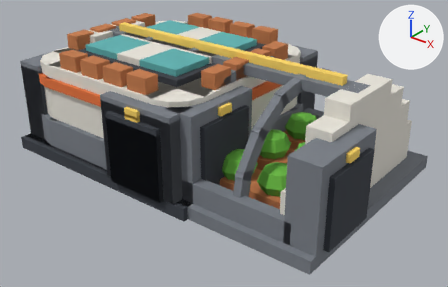
What one commit did to the Blender file game/assets/blender/era2.blend.
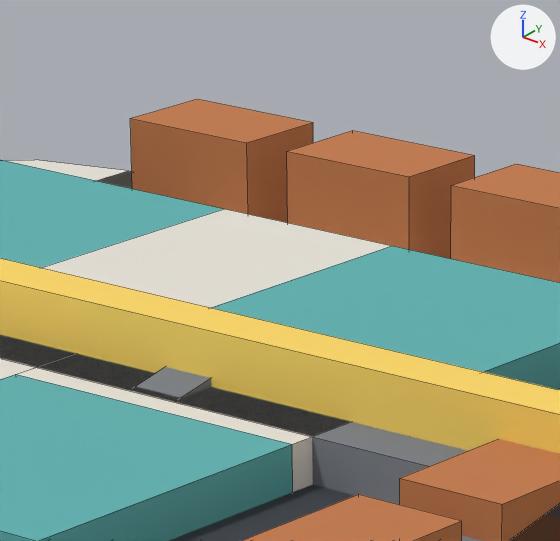
The first picture shows the older version from a 50 mm camera at (4.46, -2.64, 2.39) aimed at (1.53, 1.02, 0.12). The close-ups show the older and then the newer version on the part from 38% to 54% of the width and 0% to 24% of the height of that picture. Only the edits that show in the close-ups are written down. The axes (+X, +Y, +Z) are drawn at upper right. The lights are the same throughout. The close-ups show mesh edges as thin lines.
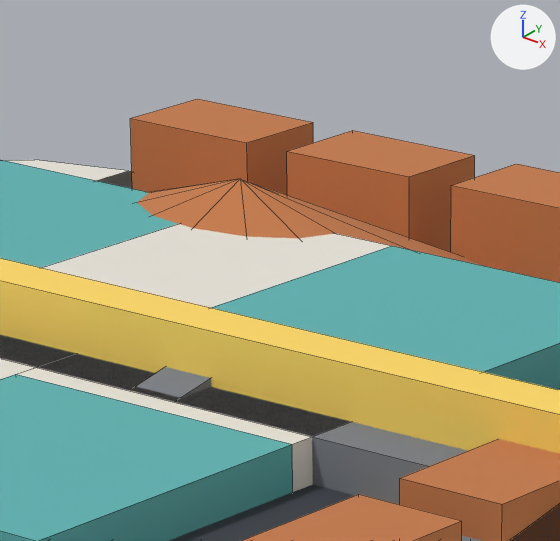
Boxes [x1, y1, x2, y2] around the edits, measured in the close-ups (560 x 541 px):
'Sphere.022', added (orange): after [137, 179, 480, 265]

The edits, one by one:
Mesh me_sphere_022 is new.
It is a UV sphere (12 segments, 6 rings, poles along z) spanning x -1.0..1.0, y -1.0..1.0, z -1.0..1.0.
It uses material mat_mars_palette_regolith_tan (orange #c47a4a).
Object 'Sphere.022' (ob_sphere_022) is new; it shows me_sphere_022.
Its location is (0.9, 1.5, 0.1).
Its scale is (0.8, 0.48, 0.84).
